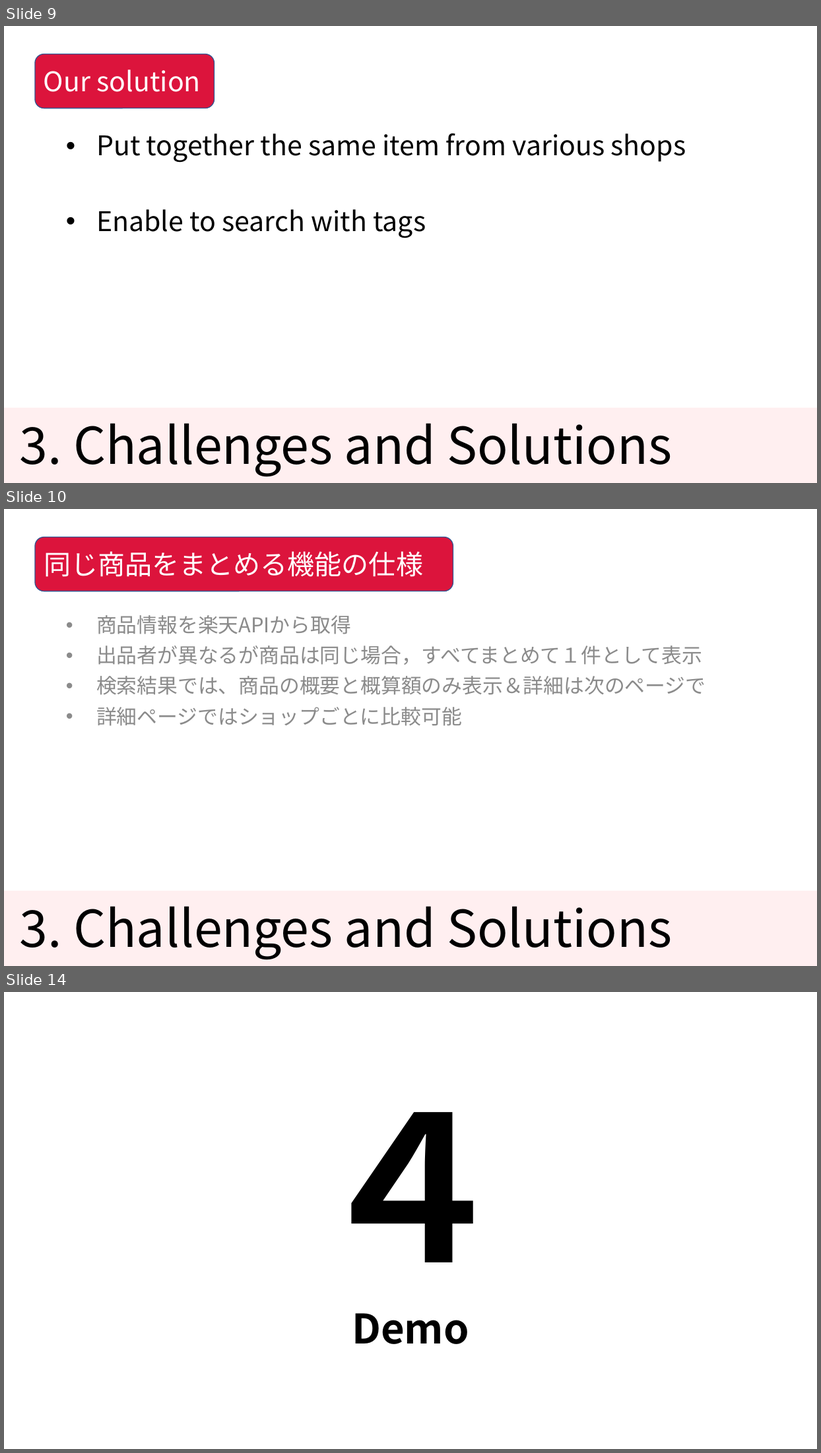
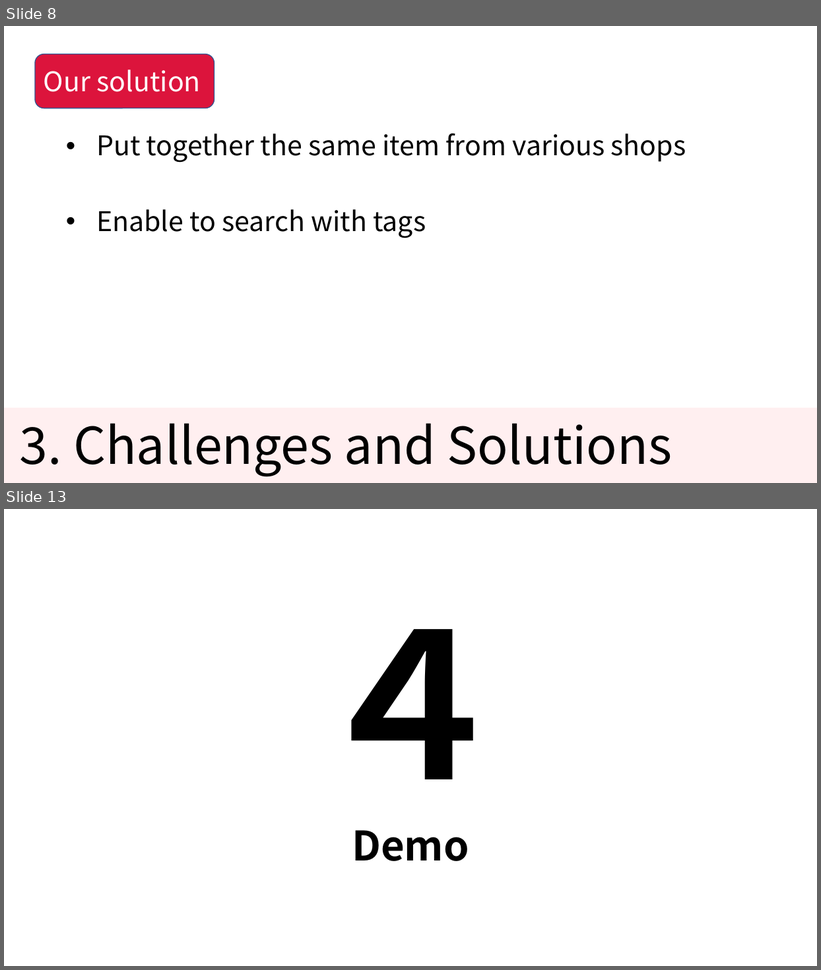
Before and after one commit to KNobuki/Rakuten_fashion, a slide deck: presentation/Presentation.pptx. Shown one above the other, each under a label of ours: slides 9, 10 and 14 before the commit, slides 8 and 13 after it; the slides between them are not shown. The pictures are 821x1453 and 821x970 pixels, drawn with LibreOffice and Linux fonts; fonts in the diff are those of the drawing. Boxes give left, top, right and bottom in pixels: in the first picture for what was removed or moved away, otherwise in the second. Text is boxed around its words. In the diff, an @@ line names an element or a change of style, - is before the commit and + after.

```diff
--- a/presentation/Presentation.pptx
+++ b/presentation/Presentation.pptx
@@ slide 10 removed at (4, 509, 817, 966), background #FFFFFF; not listed: 1 template element that a slide beside it also shows @@
@@ rounded rectangle removed at (35, 537, 453, 591) @@
-同じ商品をまとめる機能の仕様
@@ text removed at (96, 615, 706, 726) @@
-• 商品情報を楽天APIから取得
-• 出品者が異なるが商品は同じ場合，すべてまとめて１件として表示
-• 検索結果では、商品の概要と概算額のみ表示＆詳細は次のページで
-• 詳細ページではショップごとに比較可能
@@ title removed at (20, 906, 672, 960) @@
-3. Challenges and Solutions
@@ what was slide 9 is now slide 8 @@
@@ what was slide 14 is now slide 13 @@
```
Also in this commit, not shown: 3 slides changed, 1 slide added, 1 other slide removed.
